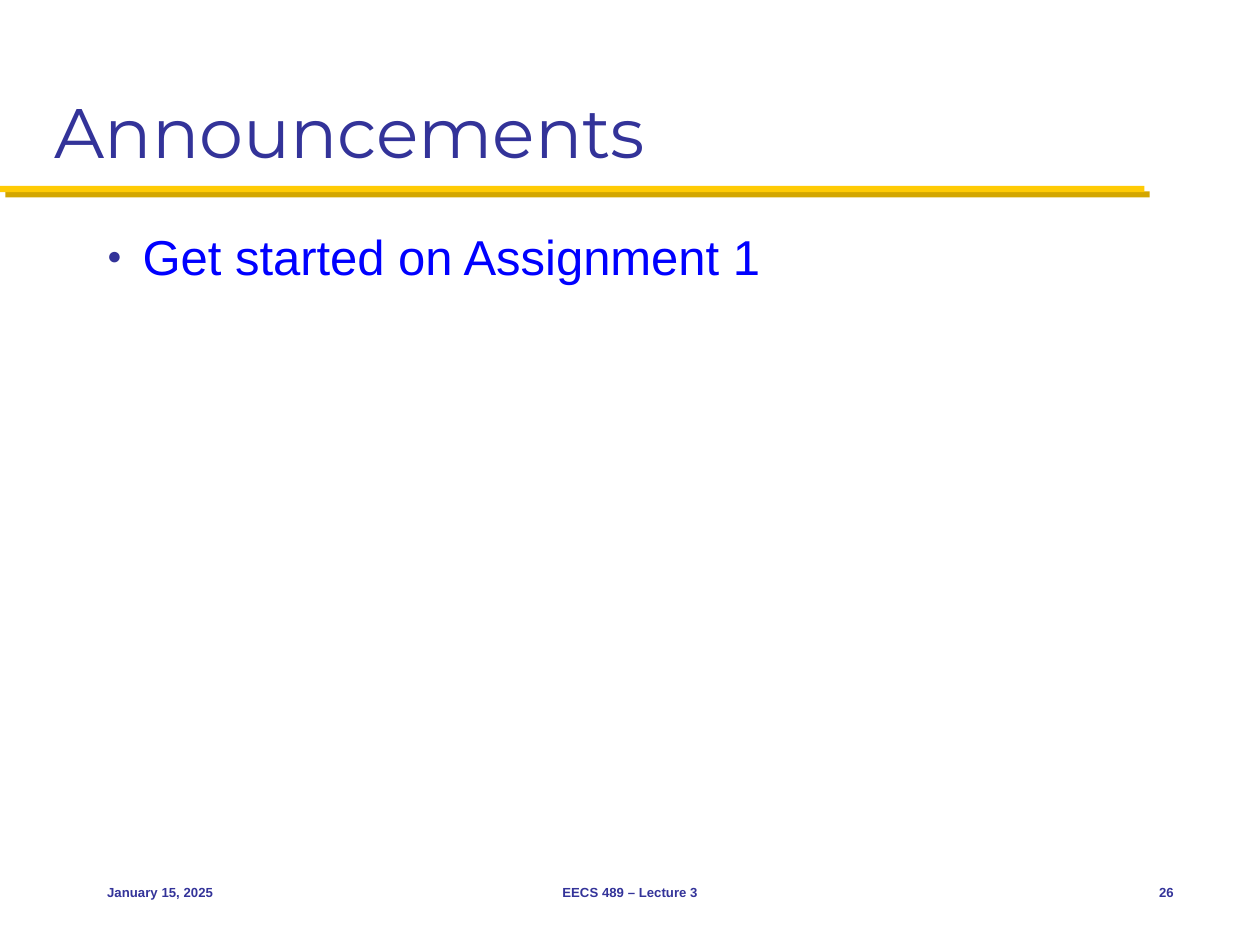
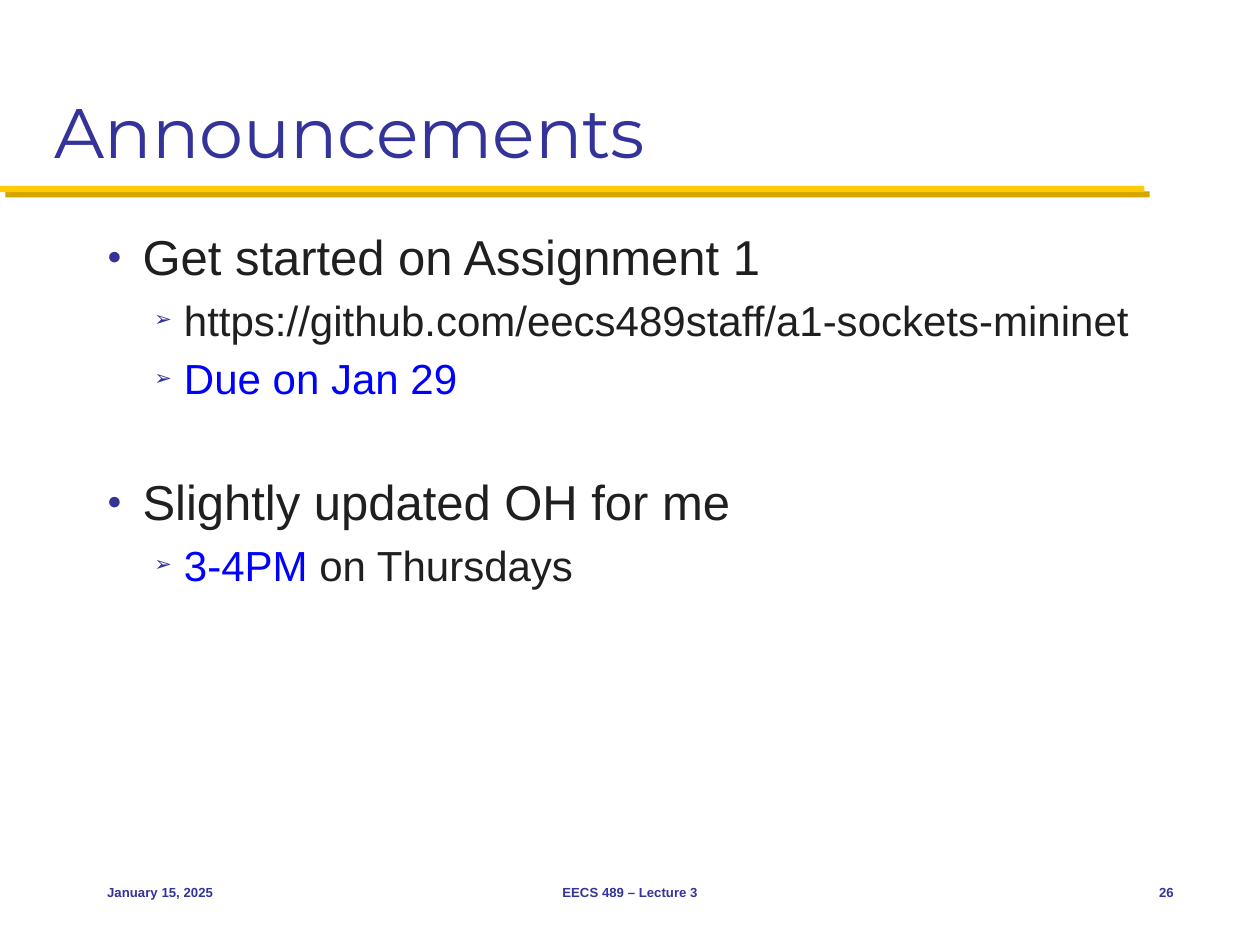
Before and after one commit to mosharaf/eecs489, a slide deck: slide 26 of Slides/011525.pptx. Drawn at 1260x945 pixels with LibreOffice and Linux fonts; fonts in the diff are those of the drawing. Boxes give left, top, right and bottom in pixels: in the first picture for what was removed or moved away, otherwise in the second. Text is boxed around its words. In the diff, an @@ line names an element or a change of style, - is before the commit and + after.

```diff
--- a/Slides/011525.pptx
+++ b/Slides/011525.pptx
@@ text at (x1=143, y1=239, x2=760, y2=285): text colour #0000FF to #1F1F1F in "Get started on Assignment 1" @@
@@ text at (x1=143, y1=305, x2=1128, y2=589): paragraphs added @@
+  ➢ https://github.com/eecs489staff/a1-sockets-mininet
+  ➢ Due on Jan 29
+● Slightly updated OH for me
+  ➢ 3-4PM on Thursdays
```
Also in this commit, not shown: 2 other slides changed, 1 other file.
